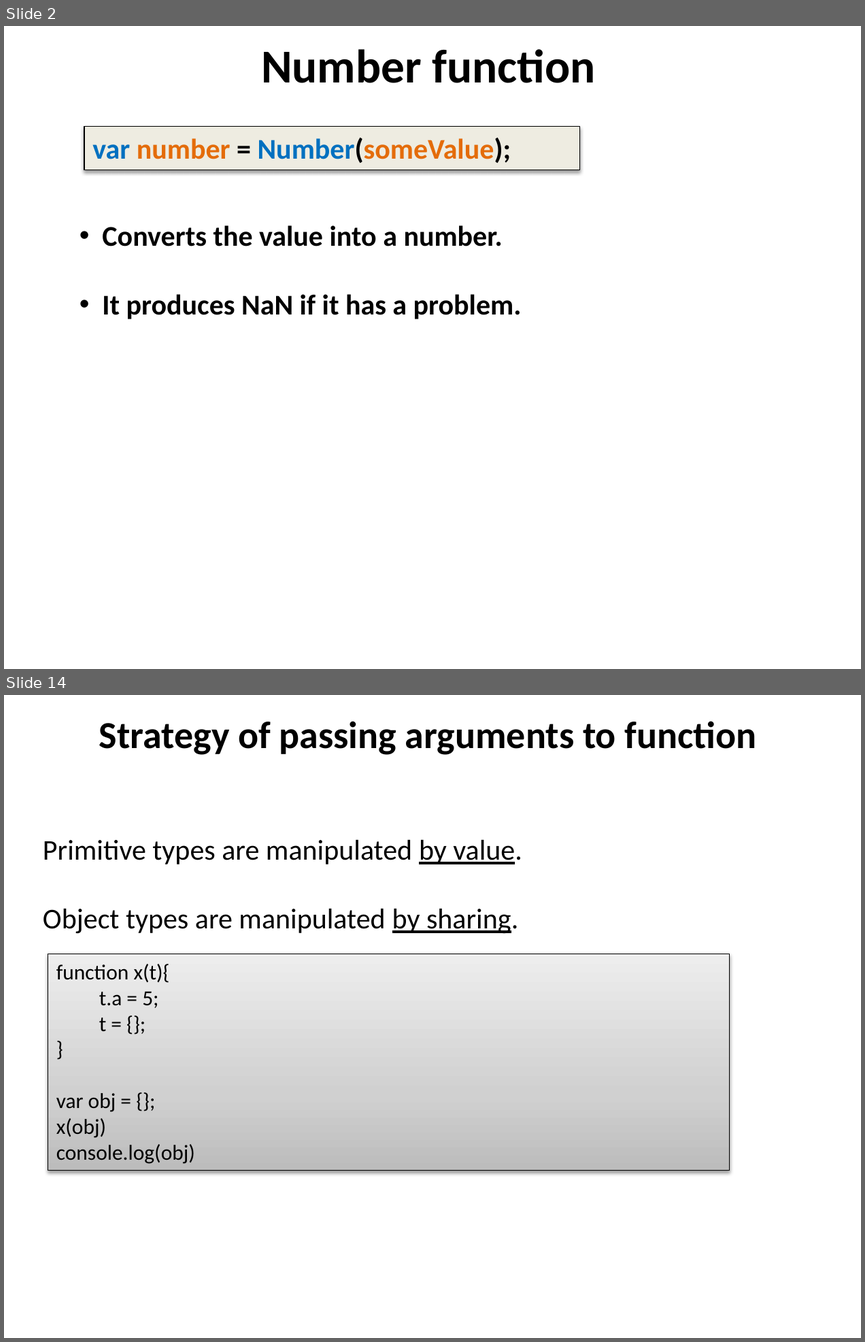
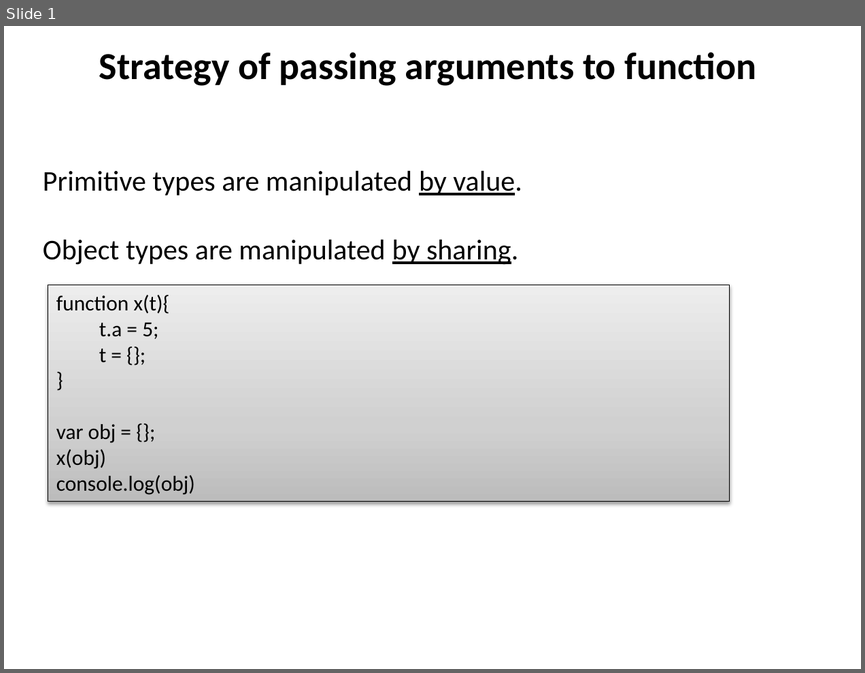
Before and after one commit to dzmitry-varabei/front-end-course, a slide deck: js-data-types/Data_types.pptx. Shown one above the other, each under a label of ours: slides 2 and 14 before the commit, slide 1 after it; the slides between them are not shown. The pictures are 865x1342 and 865x673 pixels, drawn with LibreOffice and Linux fonts; fonts in the diff are those of the drawing. Boxes give left, top, right and bottom in pixels: in the first picture for what was removed or moved away, otherwise in the second. Text is boxed around its words. In the diff, an @@ line names an element or a change of style, - is before the commit and + after.

```diff
--- a/js-data-types/Data_types.pptx
+++ b/js-data-types/Data_types.pptx
@@ slide 2 removed at (4, 26, 861, 669), background #FFFFFF @@
@@ title removed at (261, 49, 595, 83) @@
-Number function
@@ rectangle removed at (84, 126, 580, 169) @@
-var number = Number(someValue);
@@ text removed at (102, 225, 521, 319) @@
-• Converts the value into a number.
-• It produces NaN if it has a problem.
@@ what was slide 14 is now slide 1 @@
```
Also in this commit, not shown: 1 slide changed, 12 other slides removed, 3 other files.
